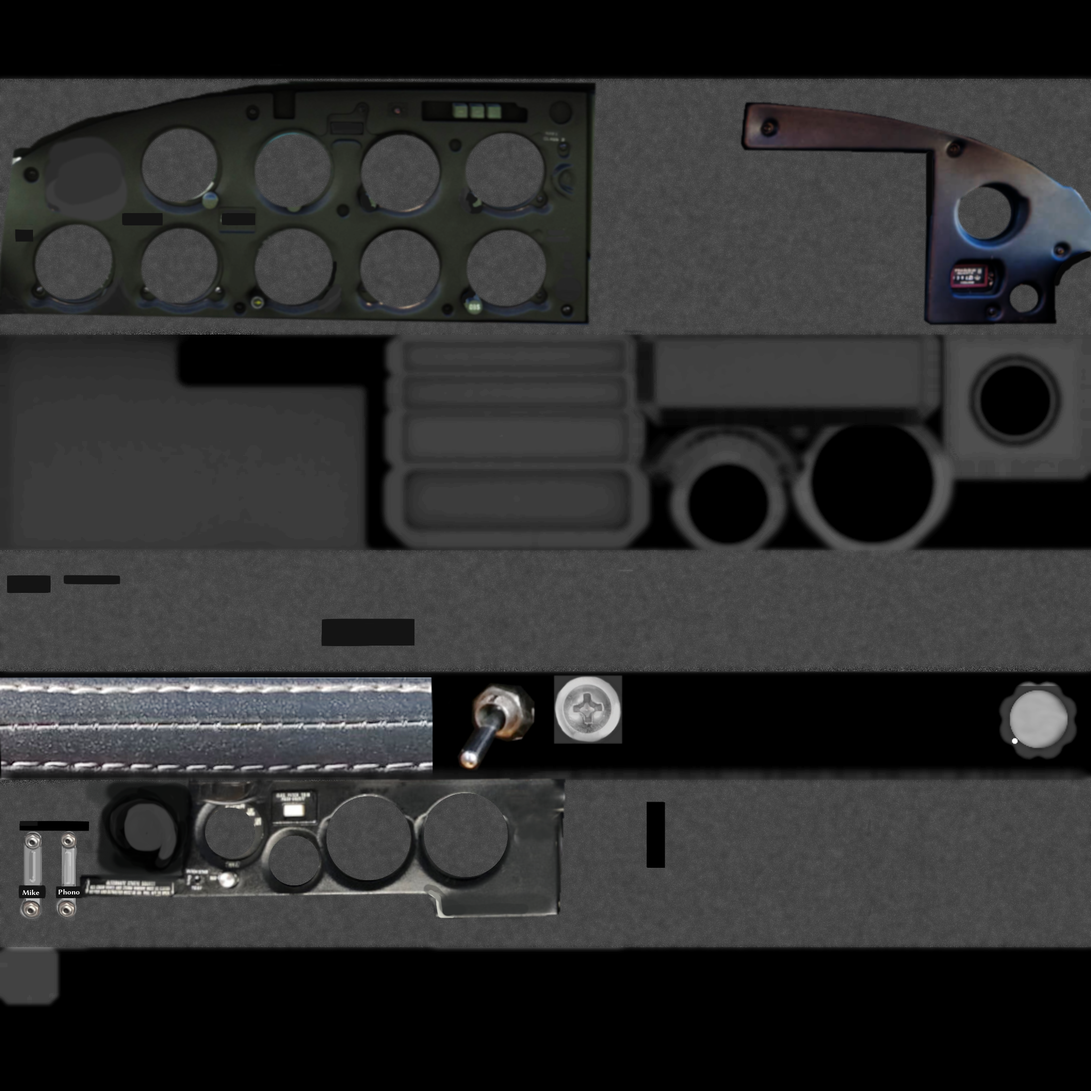
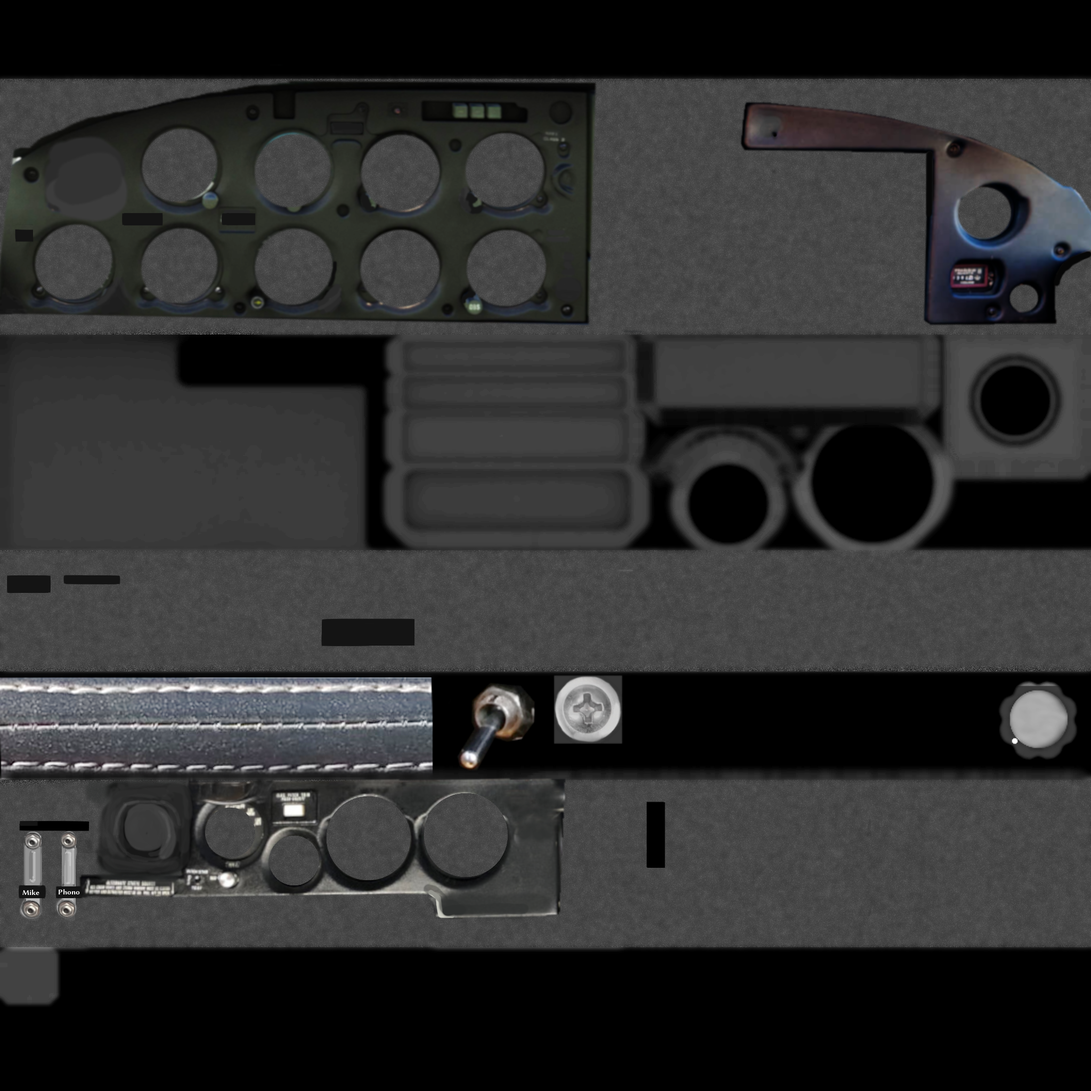
Before/after of a (1091, 1091) layered artwork. What changed in the layer stack:
painted on "panel inferior" over [95, 779, 194, 875]
painted on "lateral izq" over [753, 109, 787, 175]
